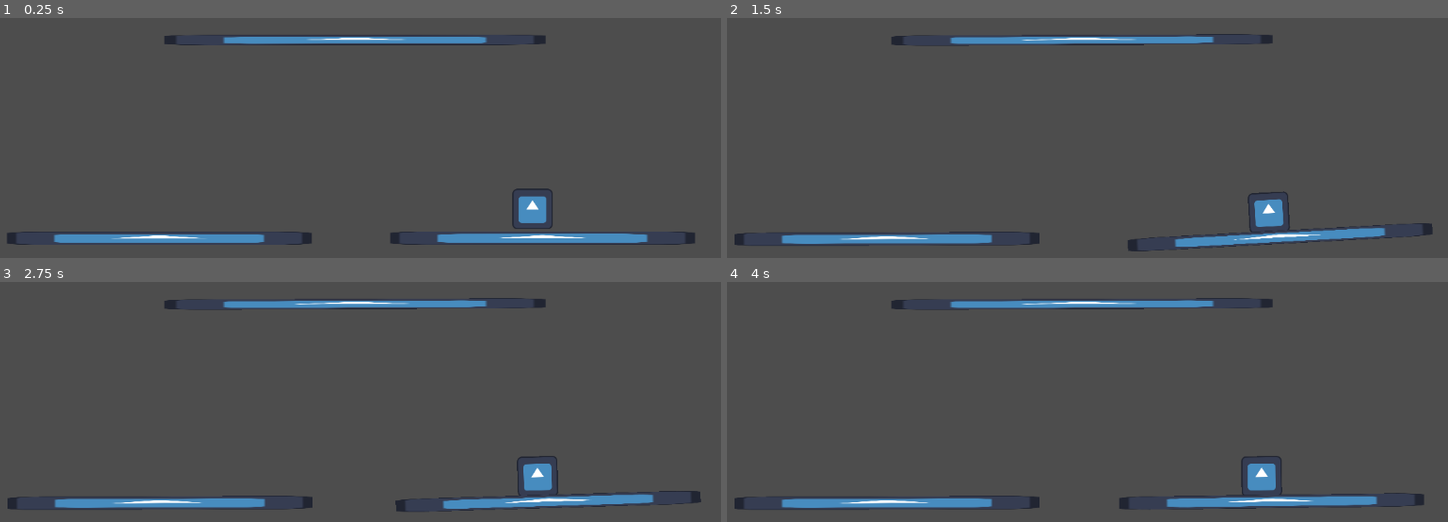
Above: before the commit, frames 1-4 (two rows, left to right).
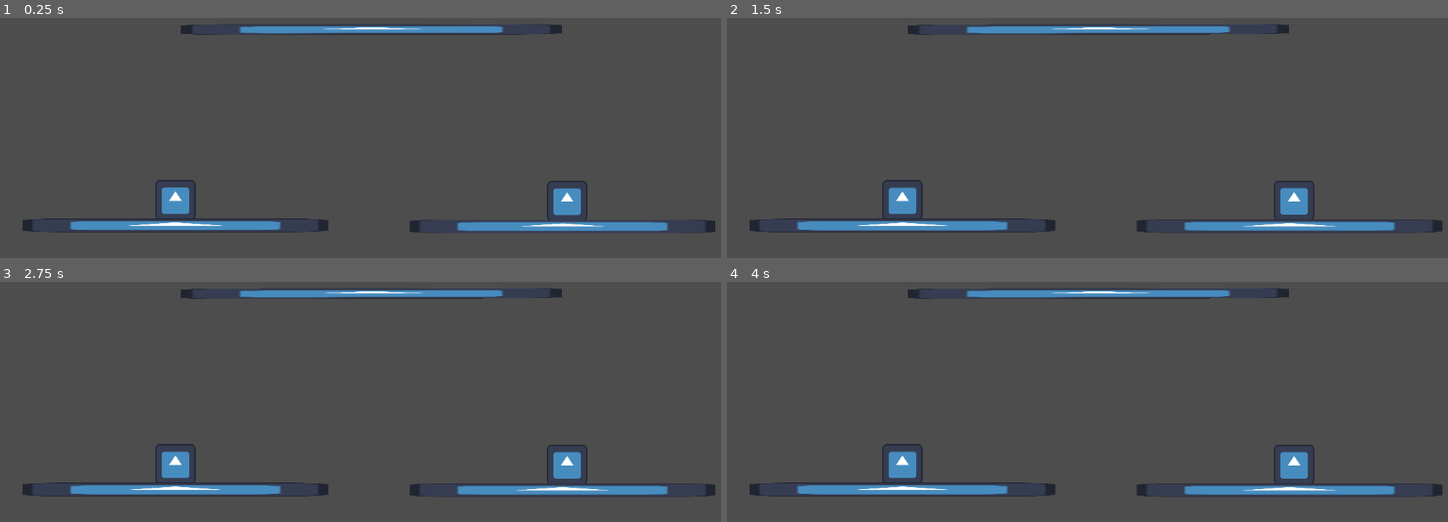
Above: after the commit, the same moments.

Repository: sunstone52/gmtk-gamejam-2024
Game: Godot game, scene res://scenes/scale.tscn
Two runs of this game, one before a commit and one after it. Both use one fixed random seed, a clock stepped at 60 frames per second and the inputs below. This scene is started directly instead of the project's main scene. The engine's default icon, where the game draws it, is replaced by a stand-in: a white triangle on a blue panel in a dark square.
Inputs (mouse positions are in pixels of both pictures, inside the frame that each line leads up to):
- Up to frame 1 (0.25 s): no input
- Up to frame 2 (1.5 s): tap Enter (ui_accept) at 0.5, 0.77 s; move the mouse to (1246, 73) at 0.52 s; hold Right (ui_right) from 0.53 s (still down); click (1246, 73) at 0.67 s; move the mouse to (936, 116) at 1.27 s; click (936, 116) at 1.42 s
- Up to frame 3 (2.75 s): tap Enter (ui_accept) at 1.52, 2 s; move the mouse to (outside the picture) at 2.02 s; release Right (ui_right) at 2.03 s; hold Left (ui_left) from 2.03 s (still down); click (outside the picture) at 2.17 s
- Up to frame 4 (4 s): move the mouse to (1044, 442) at 2.77 s; release Left (ui_left) at 2.78 s; hold Right (ui_right) from 2.78 s (still down); click (1044, 442) at 2.92 s; tap Enter (ui_accept) at 3.02, 3.77 s; move the mouse to (1311, 421) at 3.52 s; click (1311, 421) at 3.67 s

The runs differ from the first frame. In frame 1, 9.9% of the frame differs, in the area x 0-100%, y 2-95%; in frame 2, 9.9%; in frame 3, 10%, in the area x 1-100%, y 2-96%; in frame 4, 10%.

Commit message:
Got prototype of scales working.

Diff:
--- a/scenes/scale.tscn
+++ b/scenes/scale.tscn
@@ -1,11 +1,8 @@
 [gd_scene load_steps=8 format=3 uid="uid://cebi66gxphkvp"]
 
 [ext_resource type="Texture2D" uid="uid://cvva14e7sm8vn" path="res://assets/icon.svg" id="1_lgvta"]
+[ext_resource type="Script" path="res://scripts/mouse_controllable.gd" id="2_3qrog"]
 [ext_resource type="Script" path="res://scripts/arm.gd" id="2_sq6mw"]
-
-[sub_resource type="PhysicsMaterial" id="PhysicsMaterial_pqu1g"]
-
-[sub_resource type="RectangleShape2D" id="RectangleShape2D_3b2b5"]
 
 [sub_resource type="RectangleShape2D" id="RectangleShape2D_pi23k"]
 size = Vector2(58, 58)
@@ -16,26 +13,25 @@
 [sub_resource type="RectangleShape2D" id="RectangleShape2D_d1d0g"]
 size = Vector2(578, 20)
 
+[sub_resource type="CircleShape2D" id="CircleShape2D_n6q87"]
+
 [node name="Scene" type="Node2D"]
 
-[node name="Floor" type="StaticBody2D" parent="."]
-visible = false
-position = Vector2(570, 612)
-scale = Vector2(1.84082, 1)
-physics_material_override = SubResource("PhysicsMaterial_pqu1g")
+[node name="Object2" type="RigidBody2D" parent="."]
+position = Vector2(300, 470)
 
-[node name="Sprite2D" type="Sprite2D" parent="Floor"]
-scale = Vector2(4.58877, 0.146794)
+[node name="CollisionShape2D" type="CollisionShape2D" parent="Object2"]
+shape = SubResource("RectangleShape2D_pi23k")
+
+[node name="Sprite2D" type="Sprite2D" parent="Object2"]
+scale = Vector2(0.484375, 0.484375)
 texture = ExtResource("1_lgvta")
 
-[node name="CollisionShape2D" type="CollisionShape2D" parent="Floor"]
-scale = Vector2(29.28, 1)
-shape = SubResource("RectangleShape2D_3b2b5")
-disabled = true
+[node name="MouseControllable" type="Node" parent="Object2"]
+script = ExtResource("2_3qrog")
 
 [node name="Object" type="RigidBody2D" parent="."]
-position = Vector2(847, 470)
-mass = 2.0
+position = Vector2(900, 470)
 
 [node name="CollisionShape2D" type="CollisionShape2D" parent="Object"]
 shape = SubResource("RectangleShape2D_pi23k")
@@ -44,32 +40,28 @@
 scale = Vector2(0.484375, 0.484375)
 texture = ExtResource("1_lgvta")
 
+[node name="MouseControllable" type="Node" parent="Object"]
+script = ExtResource("2_3qrog")
+
 [node name="Scale" type="Node2D" parent="."]
-position = Vector2(0, 73)
+position = Vector2(600, 223)
 
 [node name="Arm" type="Node2D" parent="Scale"]
 
 [node name="Arm Pivot" type="PinJoint2D" parent="Scale/Arm"]
-position = Vector2(576, 140)
 node_a = NodePath("../Static")
 node_b = NodePath("../Arm")
 
 [node name="Static" type="StaticBody2D" parent="Scale/Arm"]
-position = Vector2(576, 187)
 scale = Vector2(0.191655, 0.191655)
 
-[node name="Sprite2D" type="Sprite2D" parent="Scale/Arm/Static"]
-visible = false
-scale = Vector2(0.328125, 0.328125)
-texture = ExtResource("1_lgvta")
-
 [node name="CollisionShape2D" type="CollisionShape2D" parent="Scale/Arm/Static"]
-scale = Vector2(0.0873313, -2.00027)
 shape = SubResource("RectangleShape2D_tht2w")
 disabled = true
 
 [node name="Arm" type="RigidBody2D" parent="Scale/Arm"]
-position = Vector2(575, 166)
+collision_layer = 2
+collision_mask = 0
 script = ExtResource("2_sq6mw")
 
 [node name="Sprite2D" type="Sprite2D" parent="Scale/Arm/Arm"]
@@ -79,70 +71,77 @@
 [node name="CollisionShape2D" type="CollisionShape2D" parent="Scale/Arm/Arm"]
 shape = SubResource("RectangleShape2D_d1d0g")
 
-[node name="Left" type="Node2D" parent="Scale/Arm/Arm"]
+[node name="Right" type="Node2D" parent="Scale"]
+position = Vector2(293, -2)
 
-[node name="LeftPivot" type="StaticBody2D" parent="Scale/Arm/Arm/Left"]
-position = Vector2(-299, 4)
+[node name="Joint" type="PinJoint2D" parent="Scale/Right"]
+node_a = NodePath("../../Arm/Arm")
+node_b = NodePath("../Plate")
 
-[node name="CollisionShape2D" type="CollisionShape2D" parent="Scale/Arm/Arm/Left/LeftPivot"]
-scale = Vector2(0.0873313, -2.00027)
-shape = SubResource("RectangleShape2D_tht2w")
-disabled = true
+[node name="Plate" type="RigidBody2D" parent="Scale/Right"]
+position = Vector2(0, 304)
+mass = 4.0
+lock_rotation = true
 
-[node name="Left Joint" type="PinJoint2D" parent="Scale/Arm/Arm/Left"]
-position = Vector2(-299, 4)
-node_a = NodePath("../LeftPivot")
-node_b = NodePath("../RigidBody2D2")
-
-[node name="RigidBody2D2" type="RigidBody2D" parent="Scale/Arm/Arm/Left"]
-position = Vector2(-300, 304)
-mass = 2.0
-
-[node name="Sprite2D" type="Sprite2D" parent="Scale/Arm/Arm/Left/RigidBody2D2"]
+[node name="Sprite2D" type="Sprite2D" parent="Scale/Right/Plate"]
 scale = Vector2(3.64908, 0.160649)
 texture = ExtResource("1_lgvta")
 
-[node name="CollisionShape2D" type="CollisionShape2D" parent="Scale/Arm/Arm/Left/RigidBody2D2"]
+[node name="CollisionShape2D" type="CollisionShape2D" parent="Scale/Right/Plate"]
 shape = SubResource("RectangleShape2D_tht2w")
 
-[node name="Sprite2D" type="Sprite2D" parent="Scale/Arm/Arm/Left"]
-visible = false
-position = Vector2(-299, 4)
-scale = Vector2(0.328125, 0.328125)
-texture = ExtResource("1_lgvta")
+[node name="Spring" type="Node2D" parent="Scale/Right"]
 
-[node name="Right" type="Node2D" parent="Scale/Arm/Arm"]
-position = Vector2(587, 0)
+[node name="Joint" type="DampedSpringJoint2D" parent="Scale/Right/Spring"]
+position = Vector2(0, -100)
+node_a = NodePath("../../Plate")
+node_b = NodePath("../Base")
+length = 100.0
+stiffness = 64.0
+damping = 4.0
 
-[node name="LeftPivot" type="StaticBody2D" parent="Scale/Arm/Arm/Right"]
-position = Vector2(-299, 4)
+[node name="Base" type="StaticBody2D" parent="Scale/Right/Spring"]
+position = Vector2(0, -100)
 
-[node name="CollisionShape2D" type="CollisionShape2D" parent="Scale/Arm/Arm/Right/LeftPivot"]
-scale = Vector2(0.0873313, -2.00027)
-shape = SubResource("RectangleShape2D_tht2w")
+[node name="CollisionShape2D" type="CollisionShape2D" parent="Scale/Right/Spring/Base"]
+shape = SubResource("CircleShape2D_n6q87")
 disabled = true
 
-[node name="Left Joint" type="PinJoint2D" parent="Scale/Arm/Arm/Right"]
-position = Vector2(-299, 4)
-node_a = NodePath("../LeftPivot")
-node_b = NodePath("../RigidBody2D2")
+[node name="Left" type="Node2D" parent="Scale"]
+position = Vector2(-300, 0)
 
-[node name="RigidBody2D2" type="RigidBody2D" parent="Scale/Arm/Arm/Right"]
-position = Vector2(-300, 304)
-mass = 2.0
+[node name="Joint" type="PinJoint2D" parent="Scale/Left"]
+node_a = NodePath("../../Arm/Arm")
+node_b = NodePath("../Plate")
 
-[node name="Sprite2D" type="Sprite2D" parent="Scale/Arm/Arm/Right/RigidBody2D2"]
+[node name="Plate" type="RigidBody2D" parent="Scale/Left"]
+position = Vector2(0, 300)
+mass = 4.0
+lock_rotation = true
+
+[node name="Sprite2D" type="Sprite2D" parent="Scale/Left/Plate"]
 scale = Vector2(3.64908, 0.160649)
 texture = ExtResource("1_lgvta")
 
-[node name="CollisionShape2D" type="CollisionShape2D" parent="Scale/Arm/Arm/Right/RigidBody2D2"]
+[node name="CollisionShape2D" type="CollisionShape2D" parent="Scale/Left/Plate"]
 shape = SubResource("RectangleShape2D_tht2w")
 
-[node name="Sprite2D" type="Sprite2D" parent="Scale/Arm/Arm/Right"]
-visible = false
-position = Vector2(-299, 4)
-scale = Vector2(0.328125, 0.328125)
-texture = ExtResource("1_lgvta")
+[node name="Spring" type="Node2D" parent="Scale/Left"]
+
+[node name="Joint" type="DampedSpringJoint2D" parent="Scale/Left/Spring"]
+position = Vector2(0, -100)
+node_a = NodePath("../../Plate")
+node_b = NodePath("../Base")
+length = 100.0
+stiffness = 64.0
+damping = 4.0
+
+[node name="Base" type="StaticBody2D" parent="Scale/Left/Spring"]
+position = Vector2(0, -100)
+
+[node name="CollisionShape2D" type="CollisionShape2D" parent="Scale/Left/Spring/Base"]
+shape = SubResource("CircleShape2D_n6q87")
+disabled = true
 
 [node name="Camera2D" type="Camera2D" parent="."]
 position = Vector2(577, 323)
